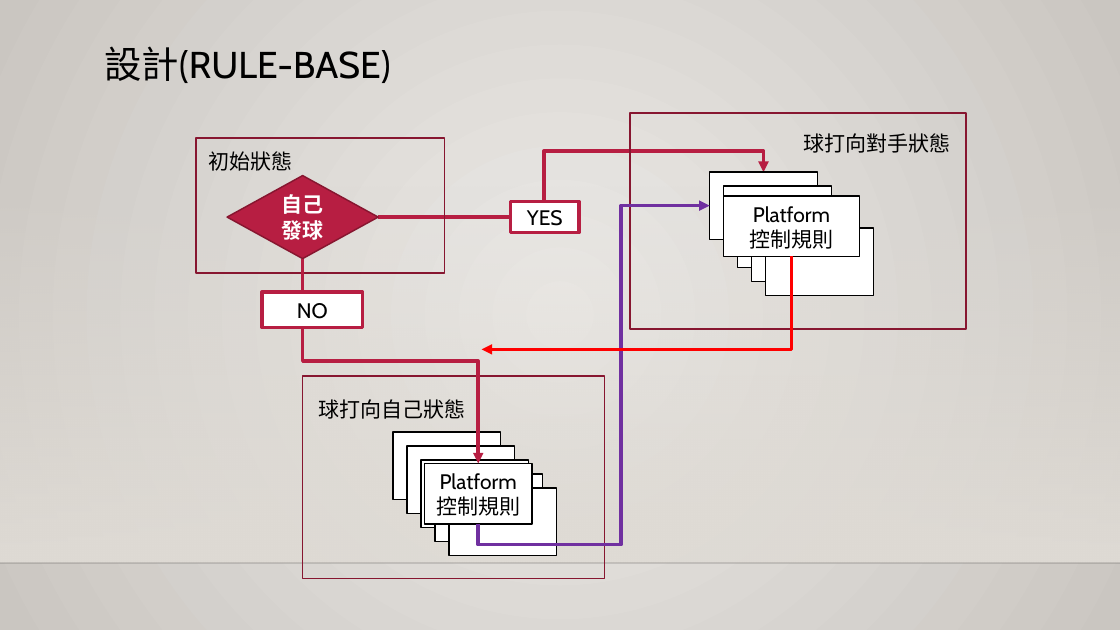
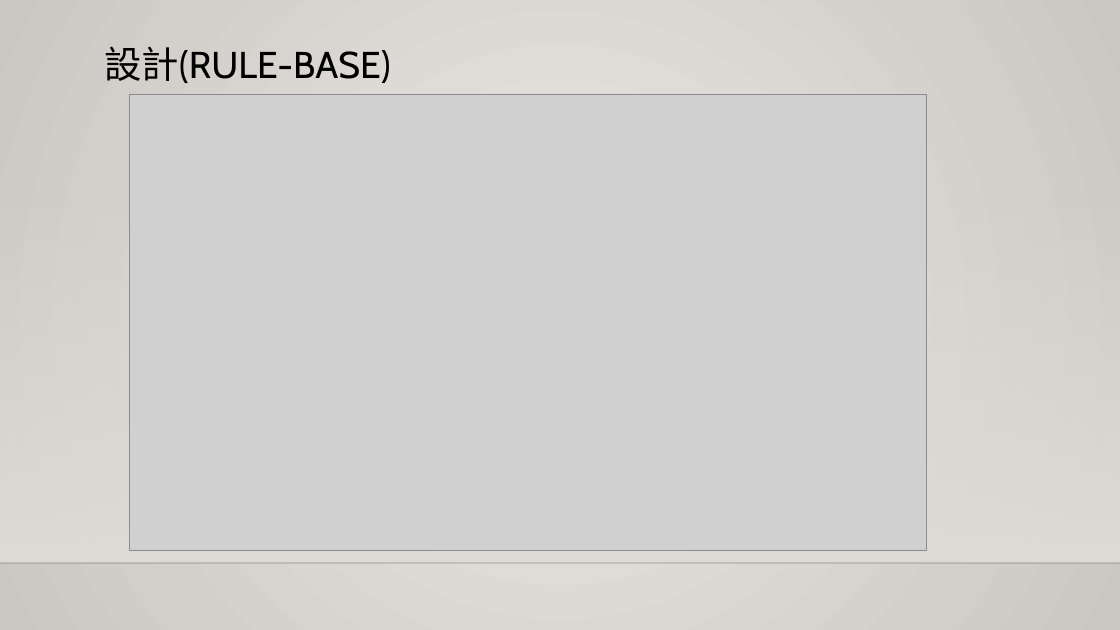
Before and after one commit to mingyang13795/Ping_Pong, a slide deck: slide 12 of 專案管理.pptx. Drawn at 1120x630 pixels with LibreOffice and Linux fonts; fonts in the diff are those of the drawing; grey boxes stand for pictures; background and template pictures are left out. Boxes give left, top, right and bottom in pixels: in the first picture for what was removed or moved away, otherwise in the second. Text is boxed around its words. In the diff, an @@ line names an element or a change of style, - is before the commit and + after.

```diff
--- a/專案管理.pptx
+++ b/專案管理.pptx
@@ picture added at bbox=[129, 94, 926, 551] @@
@@ rectangle removed at bbox=[630, 113, 966, 329] @@
@@ rectangle removed at bbox=[196, 138, 444, 273] @@
@@ text removed at bbox=[804, 133, 951, 153] @@
-球打向對手狀態
@@ text removed at bbox=[208, 151, 292, 171] @@
-初始狀態
@@ diamond removed at bbox=[227, 176, 378, 259] @@
-自己發球
@@ elbow arrow removed from (378, 217) to (764, 172) @@
@@ rectangle removed at bbox=[710, 172, 818, 239] @@
@@ elbow arrow removed from (478, 524) to (710, 206) @@
@@ rectangle removed at bbox=[511, 202, 579, 233] @@
-YES
@@ rectangle removed at bbox=[724, 186, 832, 253] @@
@@ rectangle removed at bbox=[724, 196, 860, 256] @@
-Platform
-控制規則
@@ rectangle removed at bbox=[738, 200, 845, 267] @@
@@ rectangle removed at bbox=[752, 214, 860, 281] @@
@@ rectangle removed at bbox=[766, 228, 874, 295] @@
@@ elbow arrow removed from (302, 259) to (478, 464) @@
@@ elbow arrow removed from (791, 256) to (481, 350) @@
@@ rectangle removed at bbox=[262, 292, 362, 328] @@
-NO
@@ rectangle removed at bbox=[302, 376, 604, 579] @@
@@ text removed at bbox=[318, 399, 465, 419] @@
-球打向自己狀態
@@ rectangle removed at bbox=[393, 432, 501, 499] @@
@@ rectangle removed at bbox=[407, 446, 514, 513] @@
@@ rectangle removed at bbox=[421, 460, 528, 528] @@
@@ rectangle removed at bbox=[424, 464, 532, 524] @@
-Platform控制規則
@@ rectangle removed at bbox=[435, 474, 543, 541] @@
@@ rectangle removed at bbox=[449, 488, 556, 555] @@
```
Also in this commit, not shown: 2 other slides changed, 3 slides added, 2 slides removed.
